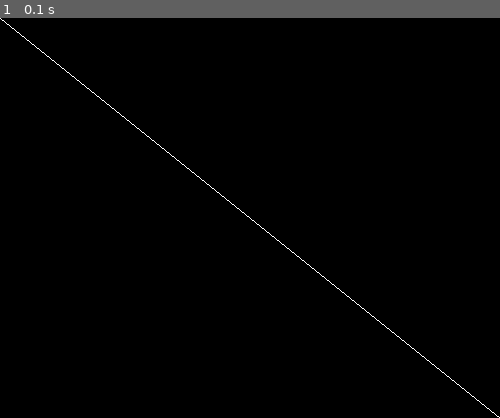
Above: before the commit, frame 1.
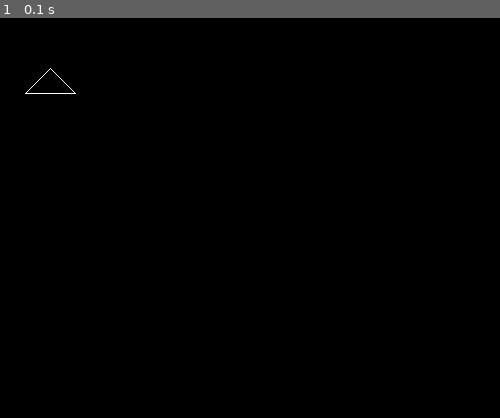
Above: after the commit, the same moment.

Repository: jonaspau/pygame_demo
Game: pygame game, started from paths.py
Same seed, same stepped clock (60 frames per second), same inputs: the game is played once before the commit and once after it.
Inputs:
- Up to frame 1 (0.1 s): no input

The runs differ from the first frame. In frame 1, 0.3% of the frame differs, in the area x 0-100%, y 0-100%.

Commit message:
Drew a triangle

Diff:
--- a/paths.py
+++ b/paths.py
@@ -5,6 +5,10 @@
 
 while True:
     pygame.draw.line(window, (255, 255, 255),
-                     (0, 0), (500, 400), 1)
+                     (50, 50), (75, 75), True)
+    pygame.draw.line(window, (255, 255, 255),
+                     (75, 75), (25, 75), True)
+    pygame.draw.line(window, (255, 255, 255),
+                     (25, 75), (50, 50), True)
 
     pygame.display.update()
